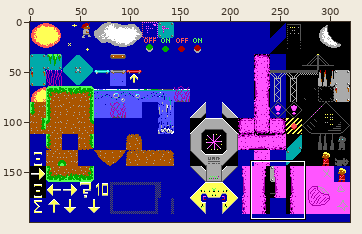
Two versions of one sprite sheet, images/tiles.png. Above, an overview of the earlier version with the close-up marked.
Close-up. The starting point:
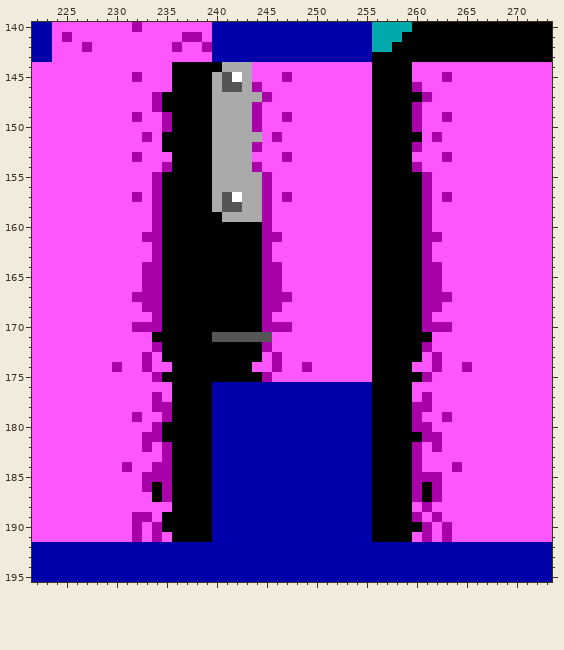
The file is 320x200 pixels. Shown: x 222..273, y 140..195.
After the commit:
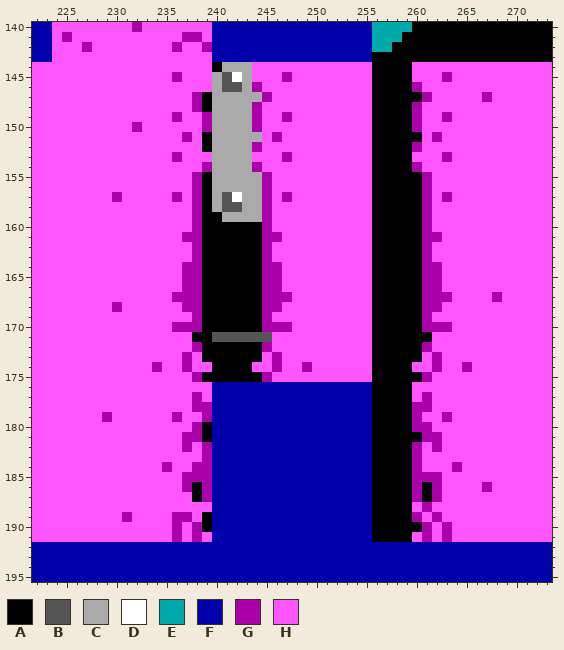
Palette (. is transparent): A #000000  B #555555  C #aaaaaa  D #ffffff  E #00aaaa  F #0000aa  G #aa00aa  H #ff55ff
The exact change:
y 144: x 236..239 AAAA -> HHHH
y 145: x 232 G -> H; x 236..239 AAAA -> GHHH
y 146: x 236..239 AAAA -> HHHH
y 147: x 234..238 GAAAA -> HHHHG; x 267 H -> G
y 148: x 234..238 GAAAA -> HHHHG
y 149: x 232 G -> H; x 235..239 GAAAA -> HGHHG
y 150: x 232 H -> G; x 235..239 GAAAA -> HHHHG
y 151: x 233 G -> H; x 235..238 AAAA -> HHGH
y 152: x 235..238 AAAA -> HHHH
y 153: x 232 G -> H; x 236..239 AAAA -> GHHH
y 154: x 235..239 GAAAA -> HHHHG
y 155..156: x 234..238 GAAAA -> HHHHG
y 157: x 230 H -> G; x 232 G -> H; x 234..238 GAAAA -> HHGHG
y 158..160: x 234..238 GAAAA -> HHHHG
y 161: x 233..238 GGAAAA -> HHHHGG
y 162..163: x 234..238 GAAAA -> HHHHG
y 164..166: x 233..238 GGAAAA -> HHHHGG
y 167: x 232..238 GGGAAAA -> HHHHGGG; x 268 H -> G
y 168: x 230 H -> G; x 233..238 GGAAAA -> HHHHGG
y 169: x 234..238 GAAAA -> HHHHG
y 170: x 232..238 GGGAAAA -> HHHHGGG
y 171: x 234..237 AAAA -> HHHH
y 172: x 234..238 GAAAA -> HHHHG
y 173: x 233 G -> H; x 235..238 AAAA -> HHGH
y 174: x 230 G -> H; x 233..234 GH -> HG; x 236..239 AAAA -> HGHH
y 175: x 234..238 GAAAA -> HHHHG
y 176: x 236..239 AAAA -> HHHH
y 177: x 234 G -> H; x 236..239 AAAA -> HHGH
y 178: x 234..239 GGAAAA -> HHHHGG
y 179: x 229 H -> G; x 232 G -> H; x 235..239 GAAAA -> HGHHG
y 180: x 234..238 GAAAA -> HHHHG
y 181: x 233..238 GGAAAA -> HHHHGG
y 182: x 233 G -> H; x 235..239 GAAAA -> HHGHG
y 183: x 235..239 GAAAA -> HHHHG
y 184: x 231 G -> H; x 234 G -> H; x 236..239 AAAA -> HHGG
y 185: x 233..239 GGGAAAA -> HHHHGGG
y 186: x 233..237 GAGAA -> HHHHG; x 239 A -> G; x 267 H -> G
y 187: x 234..237 AGAA -> HHHH; x 239 A -> G
y 188: x 236..239 AAAA -> HHHH
y 189: x 231..233 HGG -> GHH; x 235..238 AAAA -> HGGH
y 190: x 232 G -> H; x 234..238 GAAAA -> HHGHG
y 191: x 232 G -> H; x 234 G -> H; x 236..239 AAAA -> GHGH
Pixel boxes of the changes (left, top, right, bottom) in both close-ups:
changed: (102, 62, 212, 542)
changed: (482, 92, 492, 102)
changed: (492, 292, 502, 302)
changed: (482, 482, 492, 492)
